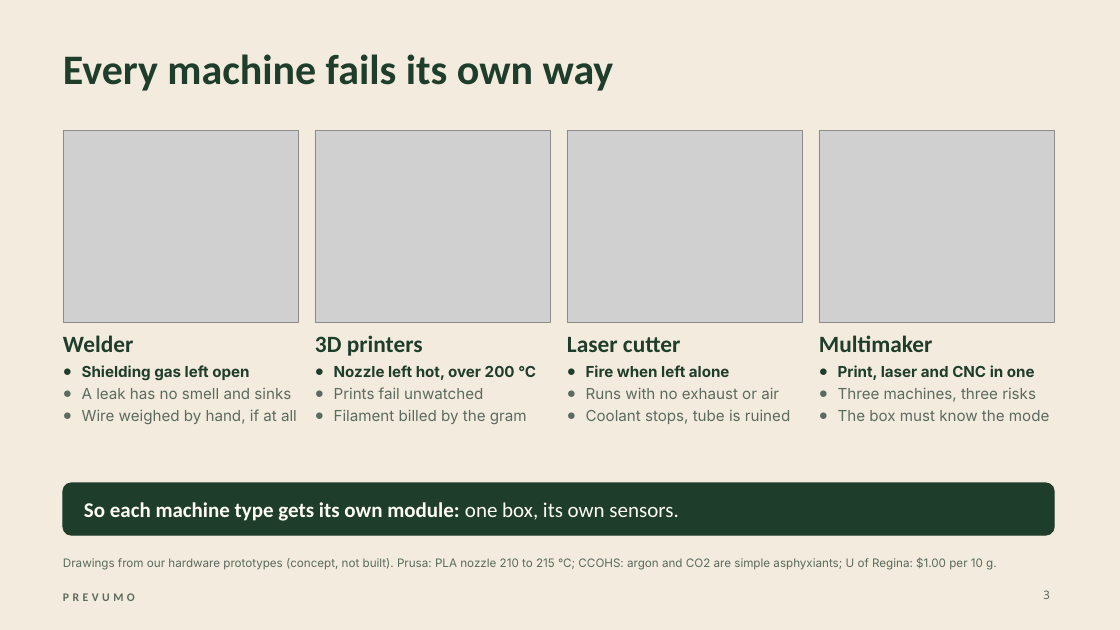
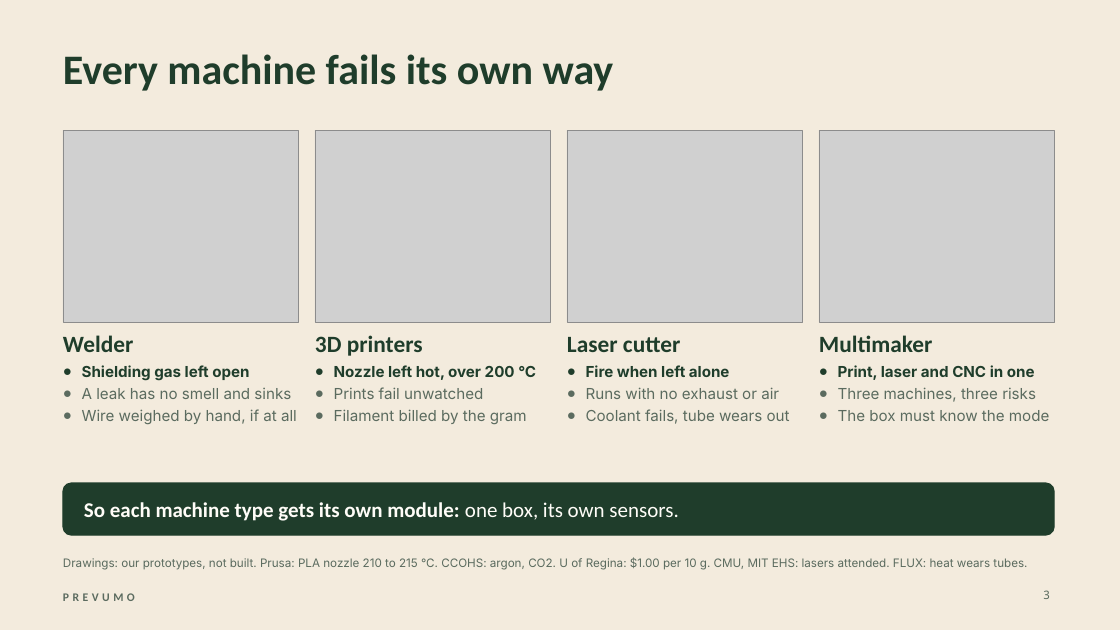
Before and after one commit to WAHB22/wahbs-world, a slide deck: slide 3 of prevumo/deliverables/final/PREVUMO-final.pptx. Drawn at 1120x630 pixels with LibreOffice and Linux fonts; fonts in the diff are those of the drawing; grey boxes stand for pictures. Boxes give left, top, right and bottom in pixels: in the first picture for what was removed or moved away, otherwise in the second. Text is boxed around its words. In the diff, an @@ line names an element or a change of style, - is before the commit and + after.

```diff
--- a/prevumo/deliverables/final/PREVUMO-final.pptx
+++ b/prevumo/deliverables/final/PREVUMO-final.pptx
@@ text at [586, 409, 790, 424]: text changed @@
-● Coolant stops, tube is ruined
+● Coolant fails, tube wears out
@@ text at [63, 557, 1027, 570]: text changed @@
-Drawings from our hardware prototypes (concept, not built). Prusa: PLA nozzle 210 to 215 °C; CCOHS: argon and CO2 are simple asphyxiants; U of Regina: $1.00 per 10 g.
+Drawings: our prototypes, not built. Prusa: PLA nozzle 210 to 215 °C. CCOHS: argon, CO2. U of Regina: $1.00 per 10 g. CMU, MIT EHS: lasers attended. FLUX: heat wears tubes.
```
Also in this commit, not shown: 7 other slides changed, 11 other files.
